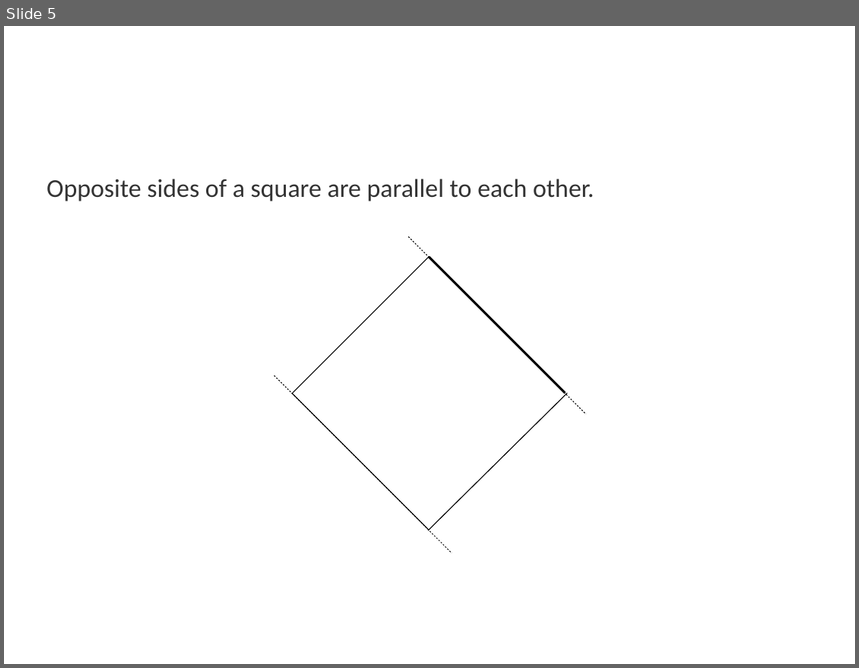
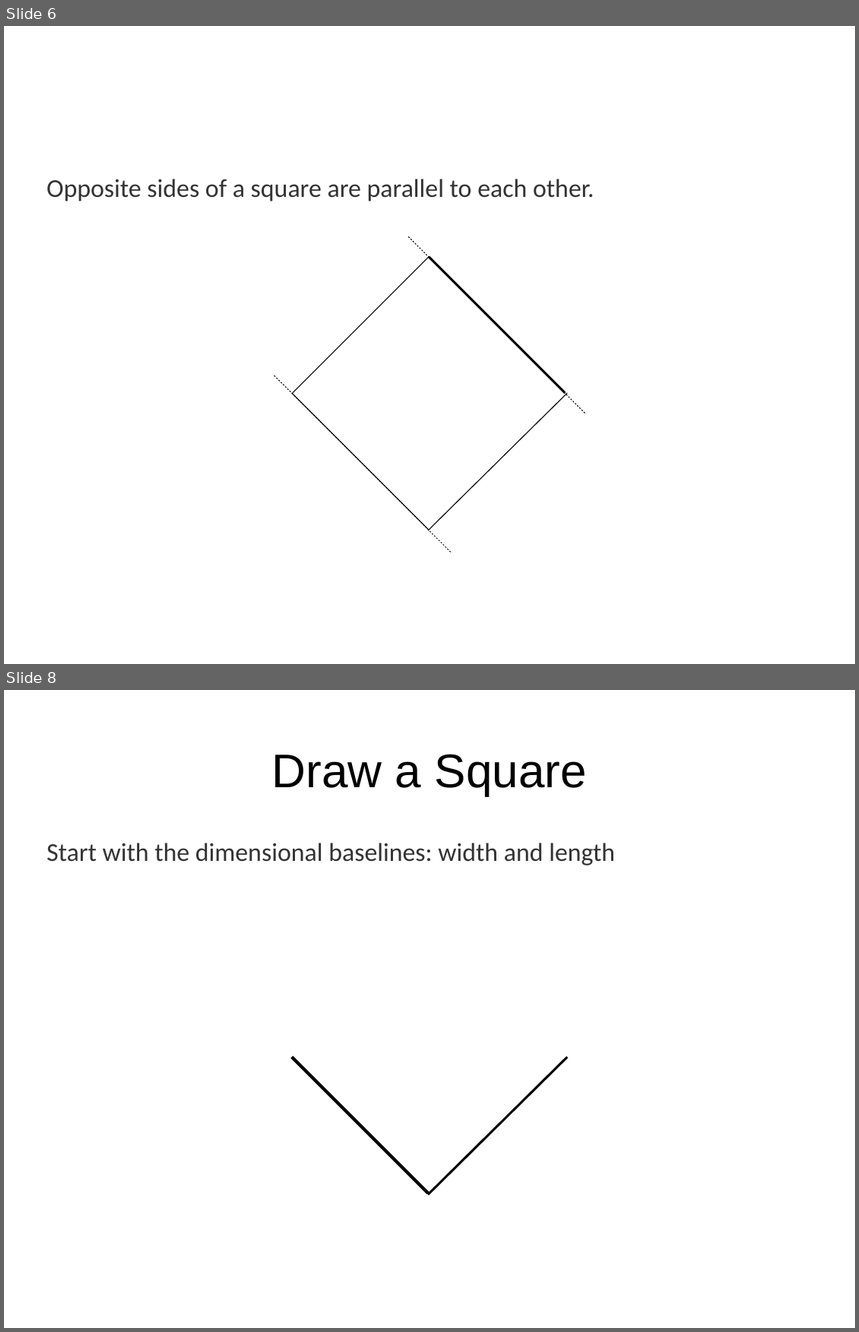
Before and after one commit to tigerfarm/tfpfiles, a slide deck: books/content/cubes/2DrawSquare1a.odp. Shown one above the other, each under a label of ours: slide 5 before the commit, slides 6 and 8 after it; the slides between them are not shown. The pictures are 859x668 and 859x1332 pixels, drawn with LibreOffice and Linux fonts; fonts in the diff are those of the drawing; background and template pictures are left out. Boxes give left, top, right and bottom in pixels: in the first picture for what was removed or moved away, otherwise in the second. Text is boxed around its words. In the diff, an @@ line names an element or a change of style, - is before the commit and + after.

```diff
--- a/books/content/cubes/2DrawSquare1a.odp
+++ b/books/content/cubes/2DrawSquare1a.odp
@@ slide 8 added at bbox=[4, 690, 855, 1328], background picture (left out) @@
@@ title added at bbox=[272, 754, 587, 796], 44 pt, text #000000 @@
+Draw a Square
@@ text added at bbox=[47, 843, 615, 866], 24 pt, text #333333 @@
+Start with the dimensional baselines: width and length
@@ line added from (428, 1194) to (292, 1057), #000000 3 pt @@
@@ line added from (568, 1058) to (428, 1195), #000000 2.15 pt @@
@@ what was slide 5 is now slide 6 @@
```
Also in this commit, not shown: 3 slides changed, 9 other slides added, 2 other files.
